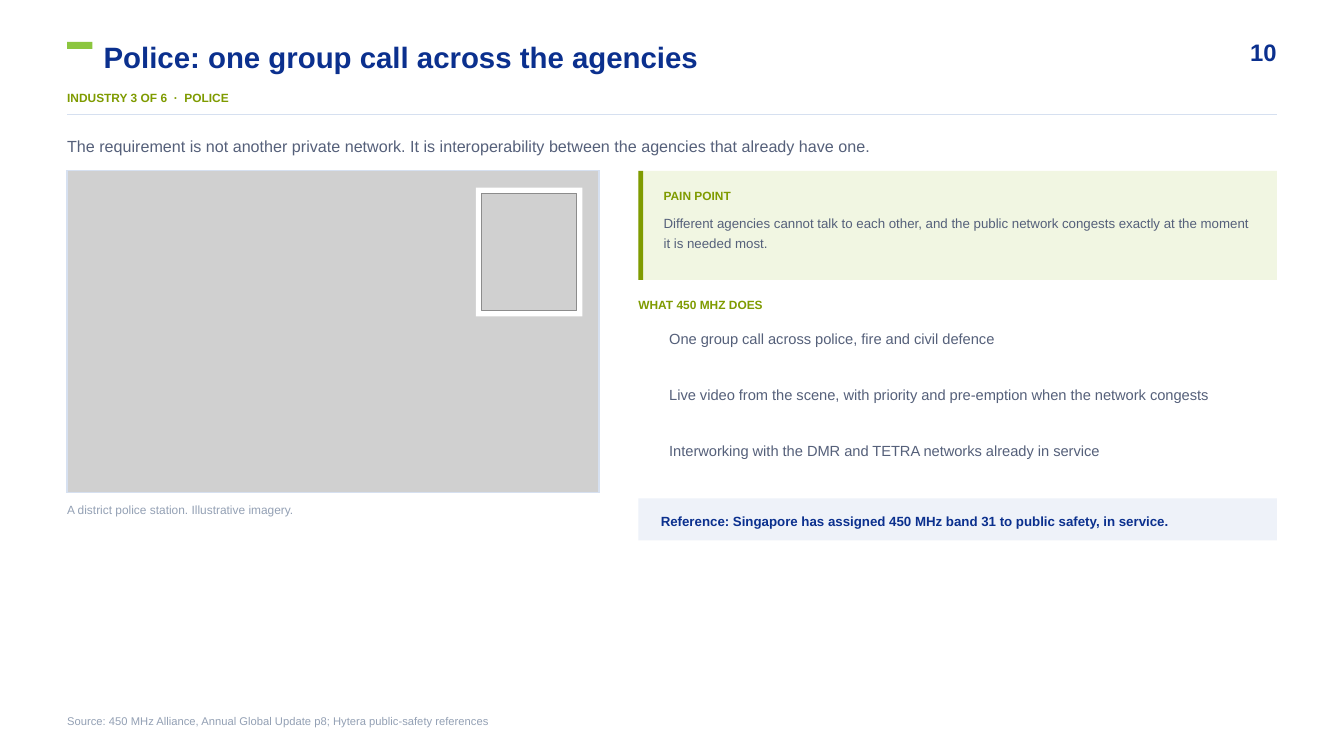
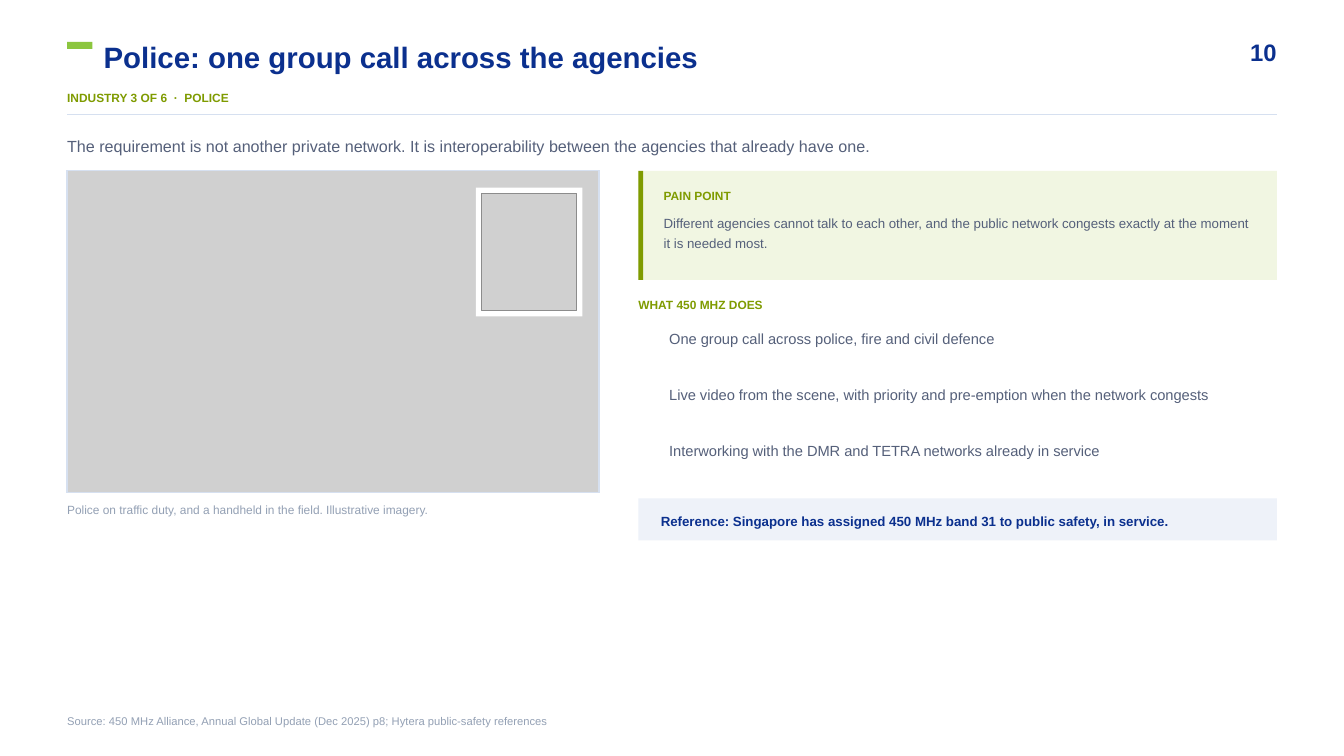
Before and after one commit to mearneste4-max/Philippines-450M, a slide deck: slide 10 of 01_交付物/菲律宾450M方案_v7.pptx. Drawn at 1344x756 pixels with LibreOffice and Linux fonts; fonts in the diff are those of the drawing; grey boxes stand for pictures; background and template pictures are left out. Boxes give left, top, right and bottom in pixels: in the first picture for what was removed or moved away, otherwise in the second. Text is boxed around its words. In the diff, an @@ line names an element or a change of style, - is before the commit and + after.

```diff
--- a/01_交付物/菲律宾450M方案_v7.pptx
+++ b/01_交付物/菲律宾450M方案_v7.pptx
@@ text at [67, 505, 428, 517]: text changed @@
-A district police station. Illustrative imagery.
+Police on traffic duty, and a handheld in the field. Illustrative imagery.
@@ text at [67, 717, 547, 727]: text changed @@
-Source: 450 MHz Alliance, Annual Global Update p8; Hytera public-safety references
+Source: 450 MHz Alliance, Annual Global Update (Dec 2025) p8; Hytera public-safety references
```
Also in this commit, not shown: 14 other slides changed, 40 other files.
